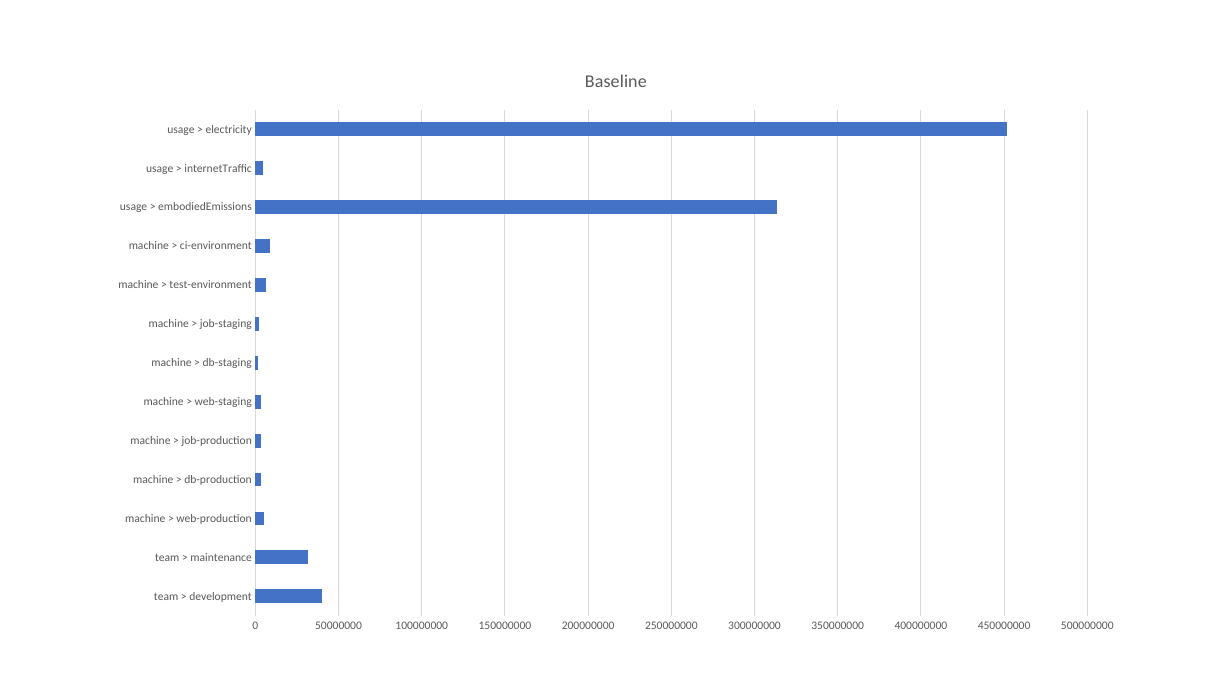
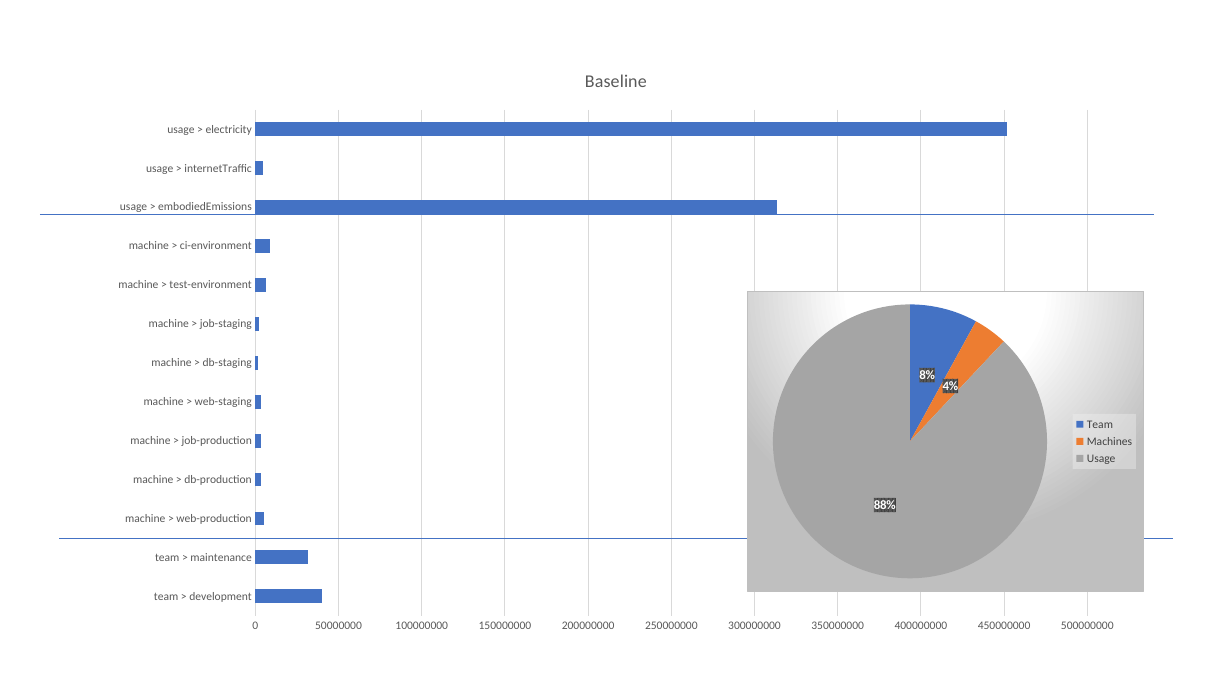
Before and after one commit to abeggchr/environmental-impact-estimator, a slide deck: slide 6 of talks/2023-11-23-zuehlke-architecture-day.pptx (slide 4 before the commit). Drawn at 1232x693 pixels with LibreOffice and Linux fonts; fonts in the diff are those of the drawing. Boxes give left, top, right and bottom in pixels: in the first picture for what was removed or moved away, otherwise in the second. Text is boxed around its words. In the diff, an @@ line names an element or a change of style, - is before the commit and + after.

Commit message:
update slides ZAD

```diff
--- a/talks/2023-11-23-zuehlke-architecture-day.pptx
+++ b/talks/2023-11-23-zuehlke-architecture-day.pptx
@@ line added from (40, 214) to (1154, 214), #4472C4 0.5 pt @@
@@ pie chart added at (x1=747, y1=291, x2=1144, y2=592) @@
+categories: Team, Machines, Usage
+Series 1: 8, 4, 88
@@ line added from (59, 539) to (1173, 539), #4472C4 0.5 pt @@
```
Also in this commit, not shown: 2 other slides changed, 6 slides added, 1 other file.
